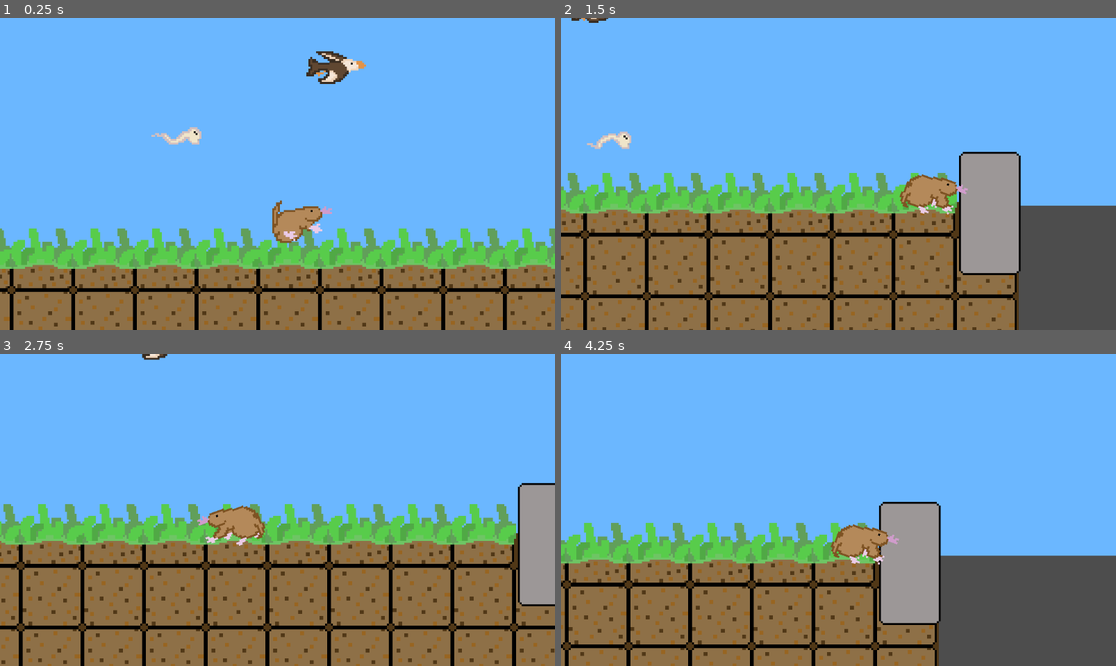
Above: before the commit, frames 1-4 (two rows, left to right).
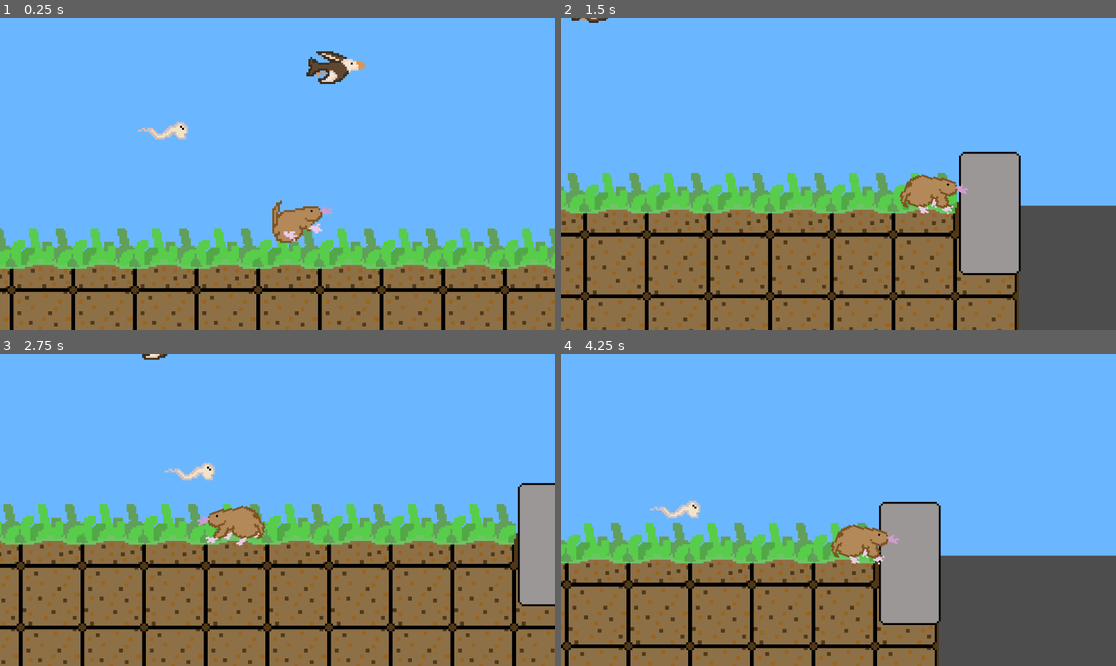
Above: after the commit, the same moments.

Repository: CanadianPS1/GameJam---Mole-Time
Game: Godot game, scene res://Scenes/game.tscn
The game is run twice, just before and just after one commit, with the same random seed, the same clock (stepped at 60 frames per second) and the same inputs.
Inputs:
- Up to frame 1 (0.25 s): no input
- Up to frame 2 (1.5 s): hold D (moveRight) from 0.53 s (still down); tap W (moveUp) at 0.77 s
- Up to frame 3 (2.75 s): tap W (moveUp) at 1.52 s; release D (moveRight) at 2.03 s; hold A (moveLeft) from 2.03 s (still down)
- Up to frame 4 (4.25 s): release A (moveLeft) at 2.78 s; hold D (moveRight) from 2.78 s (still down); tap W (moveUp) at 3.02, 3.77 s

The runs differ from the first frame. In frame 1, 0.4% of the frame differs, in the area x 24-37%, y 33-41%; in frame 2, 0.2%; in frame 3, 0.3%; in frame 4, 0.3%.

Commit message:
decreased worm speed

Diff:
--- a/molegame/scripts/worm.gd
+++ b/molegame/scripts/worm.gd
@@ -1,6 +1,6 @@
 extends Node2D
 
-@export var speed = 75
+@export var speed = 45
 
 var player: CharacterBody2D
 
Not shown: 1 places in molegame/Scenes/game.tscn that only renumber resources
